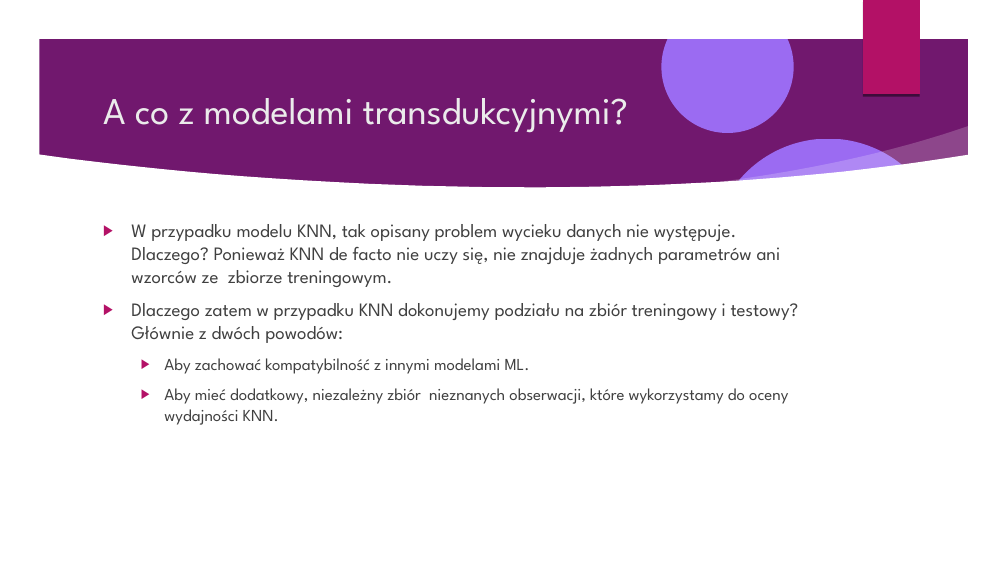
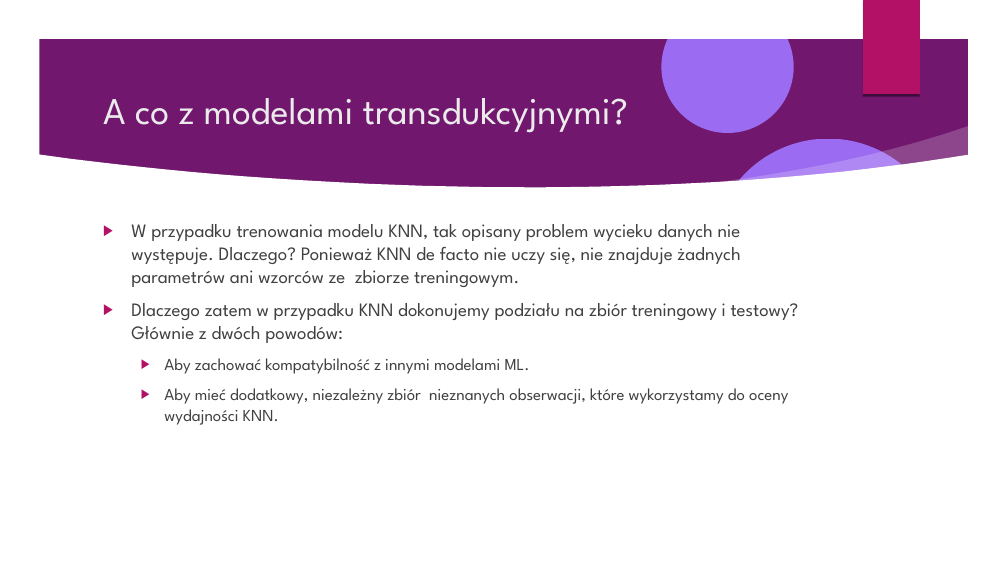
Before and after one commit to Pawel-Tomasz-Nowak/Scientific-collaboration, a slide deck: slide 77 of EmissionAnalysis/Prezentacja projektu.odp (slide 78 before the commit). Drawn at 1008x567 pixels with LibreOffice and Linux fonts; fonts in the diff are those of the drawing; background and template pictures are left out. Boxes give left, top, right and bottom in pixels: in the first picture for what was removed or moved away, otherwise in the second. Text is boxed around its words. In the diff, an @@ line names an element or a change of style, - is before the commit and + after.

```diff
--- a/EmissionAnalysis/Prezentacja projektu.odp
+++ b/EmissionAnalysis/Prezentacja projektu.odp
@@ text at [131, 224, 741, 287]: text changed @@
-▶ W przypadku modelu KNN, tak opisany problem wycieku danych nie występuje. Dlaczego? Ponieważ KNN de facto nie uczy się, nie znajduje żadnych parametrów ani wzorców ze zbiorze treningowym.
+▶ W przypadku trenowania modelu KNN, tak opisany problem wycieku danych nie występuje. Dlaczego? Ponieważ KNN de facto nie uczy się, nie znajduje żadnych parametrów ani wzorców ze zbiorze treningowym.
```
Also in this commit, not shown: 19 other slides changed, 3 slides added, 3 slides removed, 2 other files.
